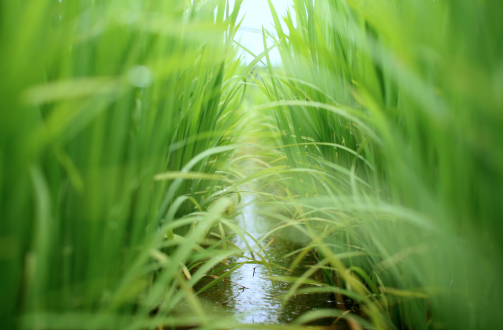
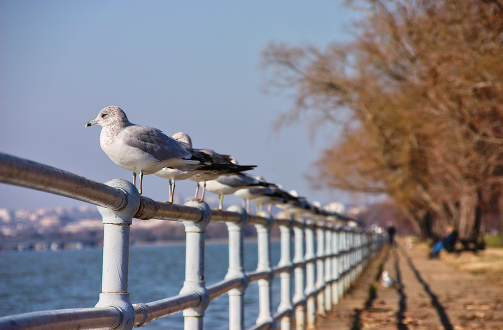
Revision of a layered (503, 330) image; what changed, layer by layer:
renamed "Pasted Layer" to "Calque Copié", painted on it over (x1=0, y1=0, x2=503, y2=330)
renamed "Version 0.9.0" to "Version 0.9.6", painted on it over (x1=98, y1=312, x2=200, y2=324)
